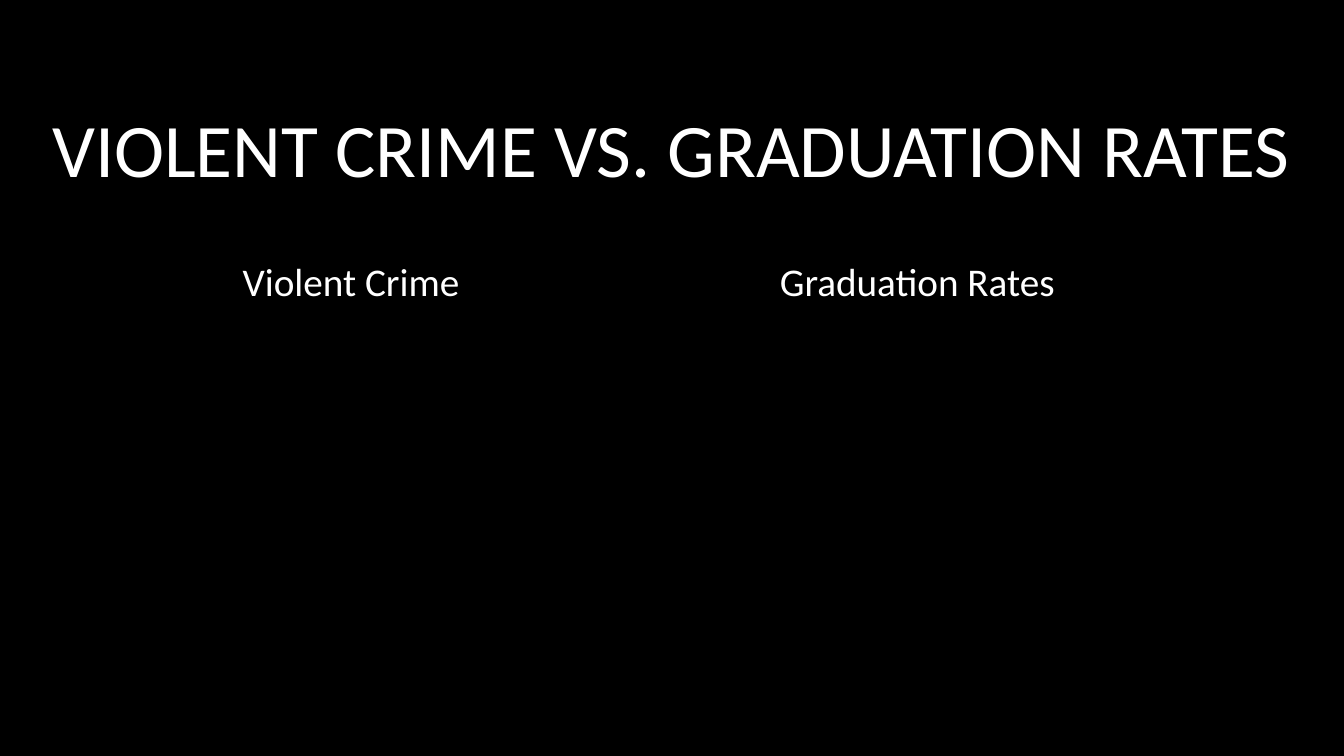
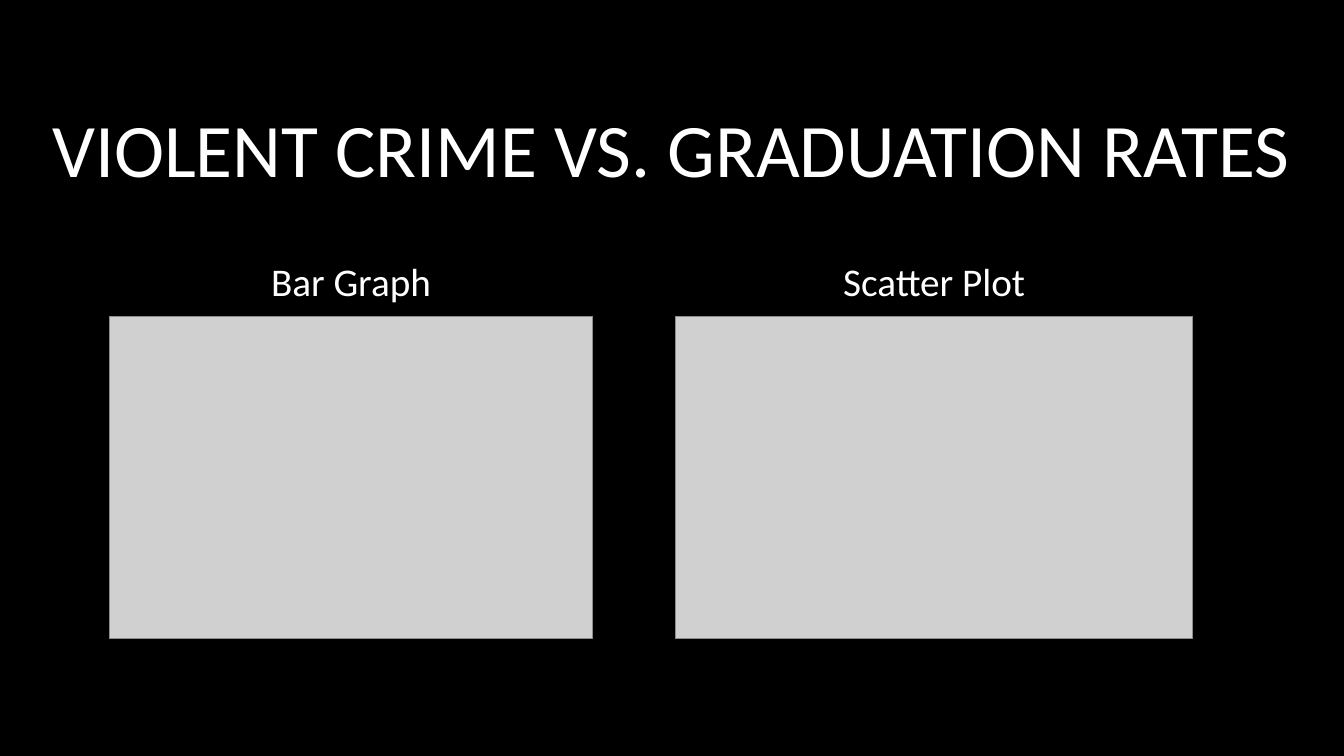
Before and after one commit to MikeAnderson89/National-Crime-Rate-Correlations, a slide deck: slide 5 of Project1Presentation.pptx (slide 2 before the commit). Drawn at 1344x756 pixels with LibreOffice and Linux fonts; fonts in the diff are those of the drawing; grey boxes stand for pictures; background and template pictures are left out. Boxes give left, top, right and bottom in pixels: in the first picture for what was removed or moved away, otherwise in the second. Text is boxed around its words. In the diff, an @@ line names an element or a change of style, - is before the commit and + after.

```diff
--- a/Project1Presentation.pptx
+++ b/Project1Presentation.pptx
@@ text at [271, 268, 431, 303]: text changed @@
-Violent Crime
+Bar Graph
@@ text at [843, 268, 1025, 297]: text changed @@
-Graduation Rates
+Scatter Plot
@@ picture added at [110, 317, 593, 638] @@
@@ picture added at [676, 317, 1193, 638] @@
```
Also in this commit, not shown: 3 other slides changed, 2 slides added.
